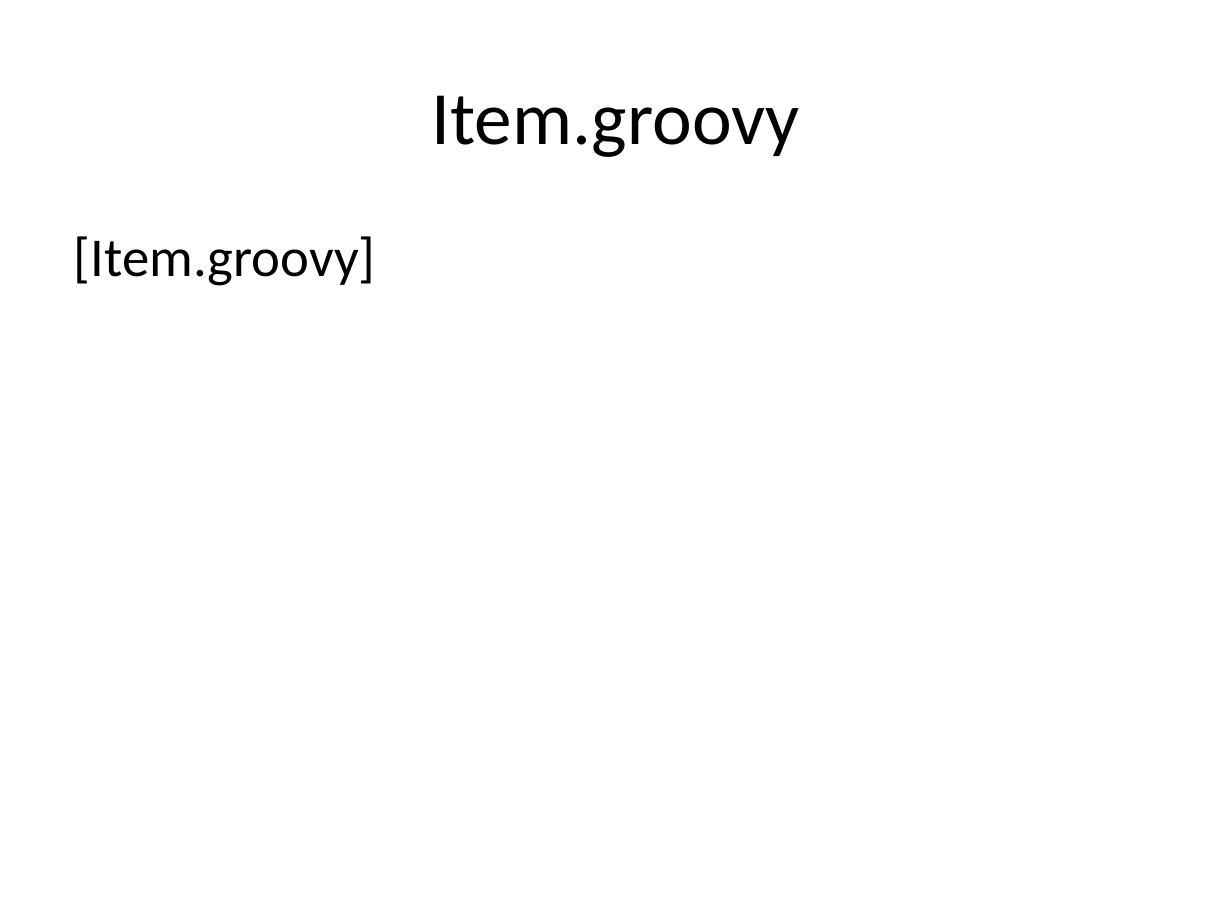
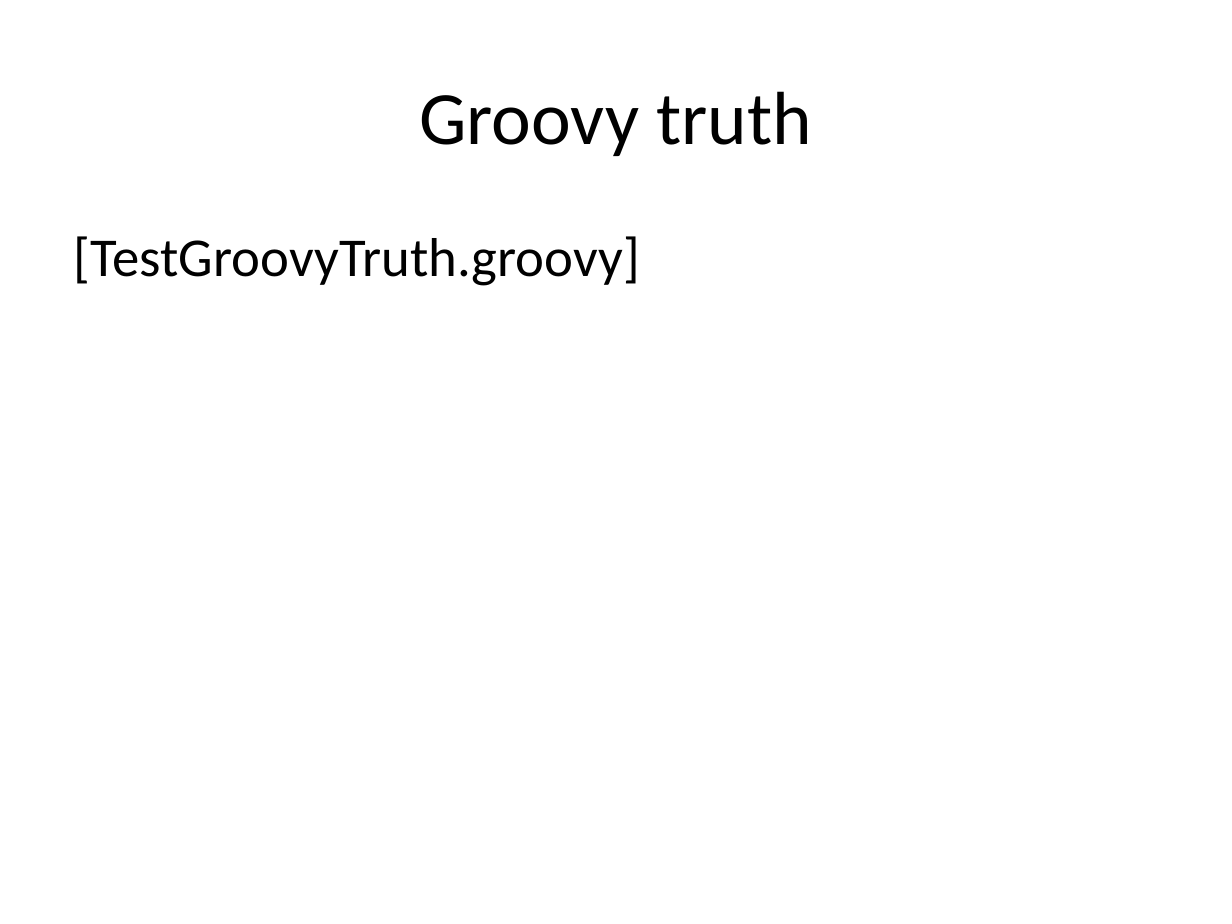
Before and after one commit to me97esn/groovyseminarium, a slide deck: slide 28 of groovyseminarie/dokument/groovyseminarium_source.pptx (slide 20 before the commit). Drawn at 1232x924 pixels with LibreOffice and Linux fonts; fonts in the diff are those of the drawing. Boxes give left, top, right and bottom in pixels: in the first picture for what was removed or moved away, otherwise in the second. Text is boxed around its words. In the diff, an @@ line names an element or a change of style, - is before the commit and + after.

```diff
--- a/groovyseminarie/dokument/groovyseminarium_source.pptx
+++ b/groovyseminarie/dokument/groovyseminarium_source.pptx
@@ title at (419, 91, 812, 156): text changed @@
-Item.groovy
+Groovy truth
@@ text at (74, 236, 640, 286): text changed @@
-[Item.groovy]
+[TestGroovyTruth.groovy]
```
Also in this commit, not shown: 7 other slides changed, 12 slides added, 3 slides removed, 10 other files.
